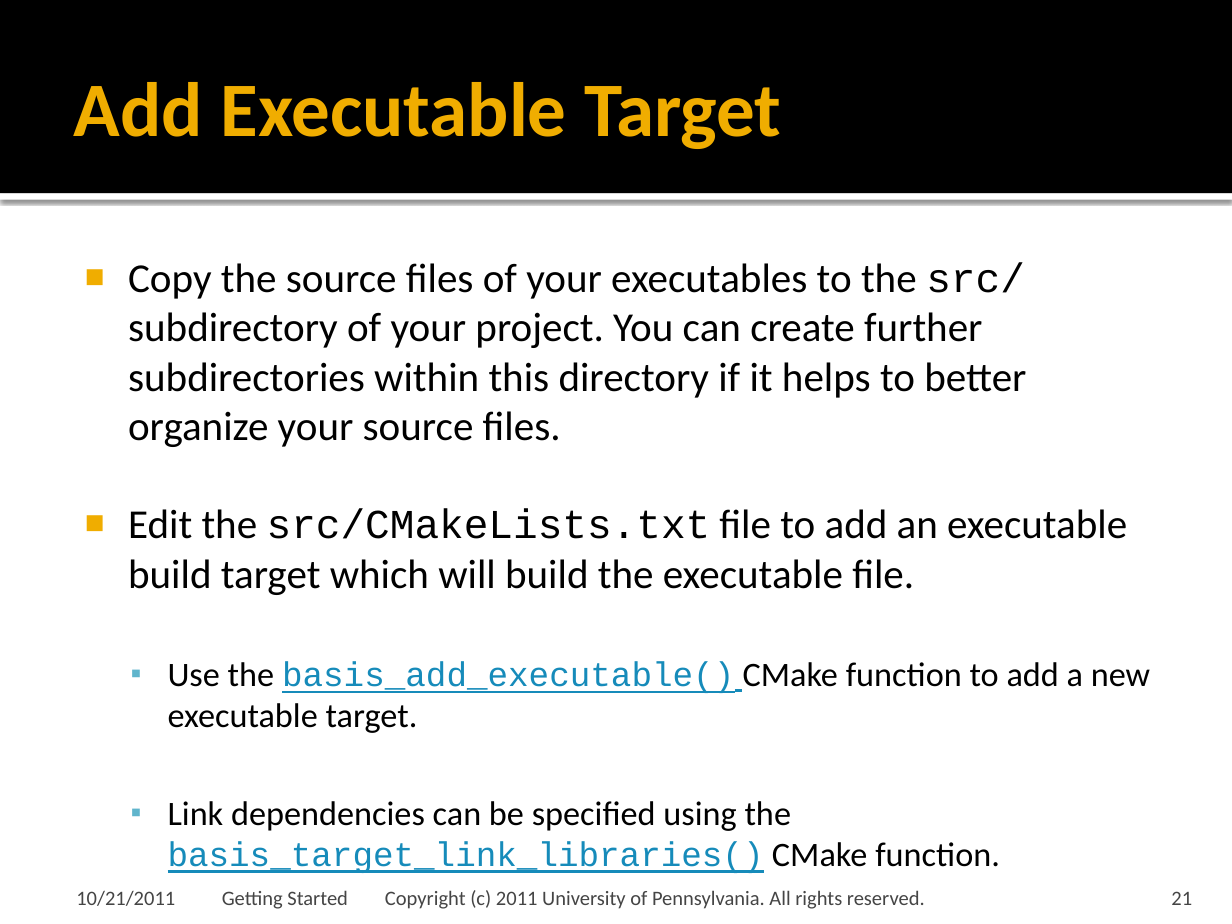
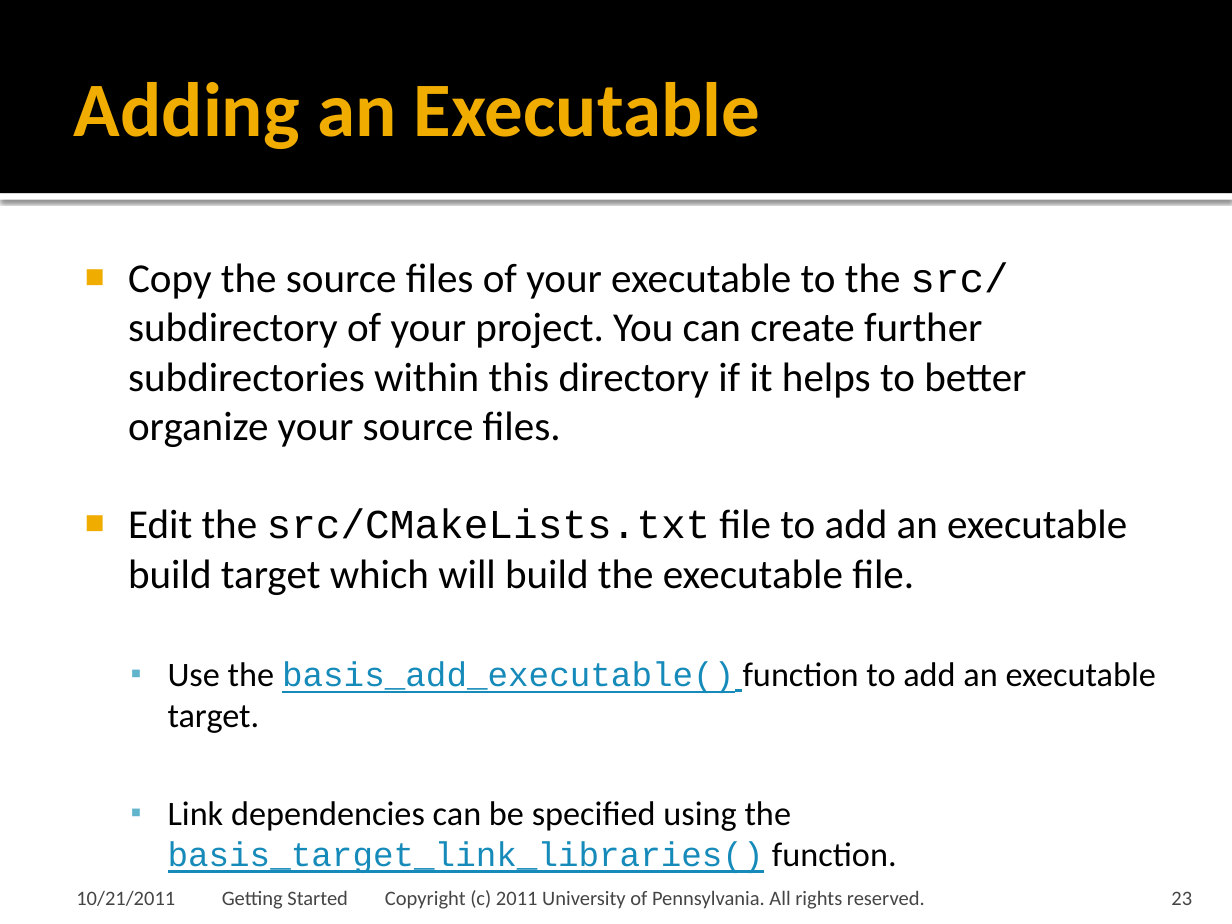
Before and after one commit to cmake-basis/legacy, a slide deck: slide 23 of doc/tutorials/02 Getting Started.pptx (slide 21 before the commit). Drawn at 1232x924 pixels with LibreOffice and Linux fonts; fonts in the diff are those of the drawing; background and template pictures are left out. Boxes give left, top, right and bottom in pixels: in the first picture for what was removed or moved away, otherwise in the second. Text is boxed around its words. In the diff, an @@ line names an element or a change of style, - is before the commit and + after.

```diff
--- a/doc/tutorials/02 Getting Started.pptx
+++ b/doc/tutorials/02 Getting Started.pptx
@@ title at (74,82,760,149): text changed @@
-Add Executable Target
+Adding an Executable
@@ text at (128,262,1026,447): text changed @@
-■ Copy the source files of your executables to the src/ subdirectory of your project. You can create further subdirectories within this directory if it helps to better organize your source files.
+■ Copy the source files of your executable to the src/ subdirectory of your project. You can create further subdirectories within this directory if it helps to better organize your source files.
@@ text at (168,661,1156,873): text changed @@
-  ▪ Use the basis_add_executable() CMake function to add a new executable target.
-  ▪ Link dependencies can be specified using the basis_target_link_libraries() CMake function.
+  ▪ Use the basis_add_executable() function to add an executable target.
+  ▪ Link dependencies can be specified using the basis_target_link_libraries() function.
@@ page number at (1171,891,1192,905): text changed @@
-21
+23
```
Also in this commit, not shown: 24 other slides changed, 15 slides added.
